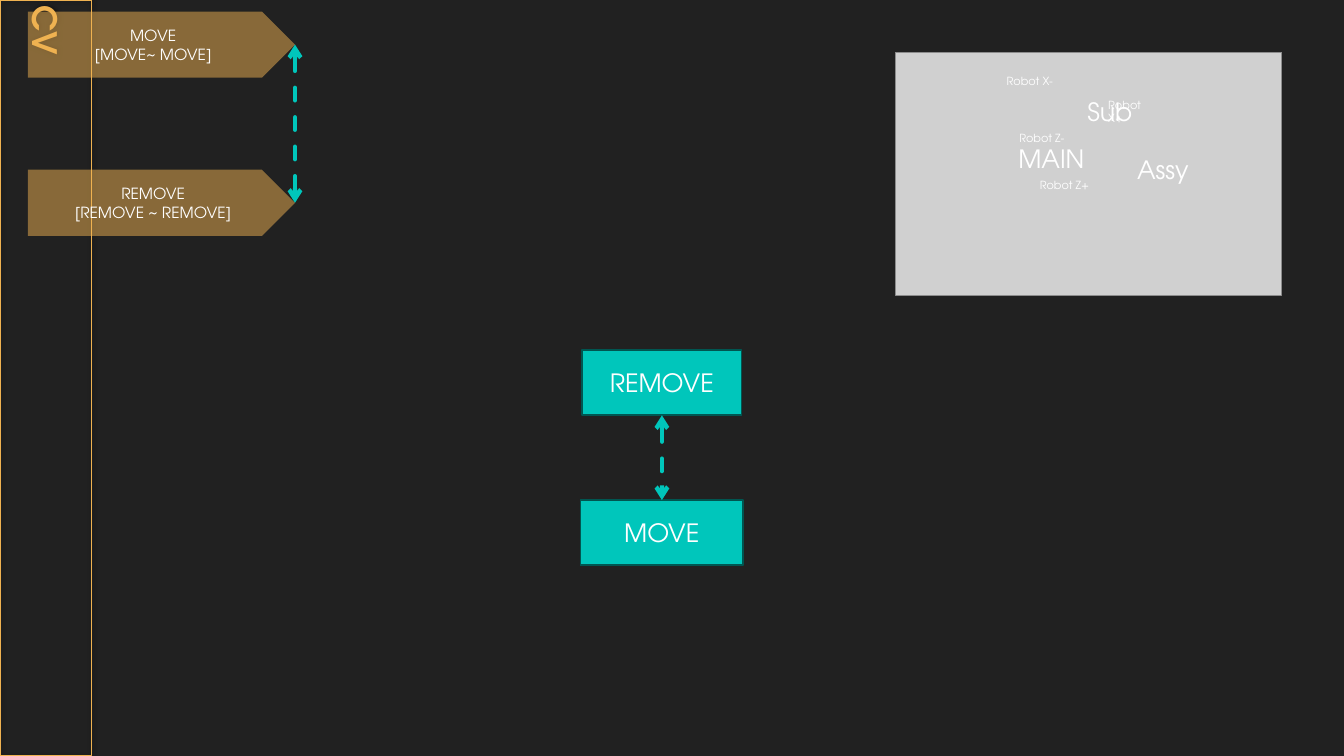
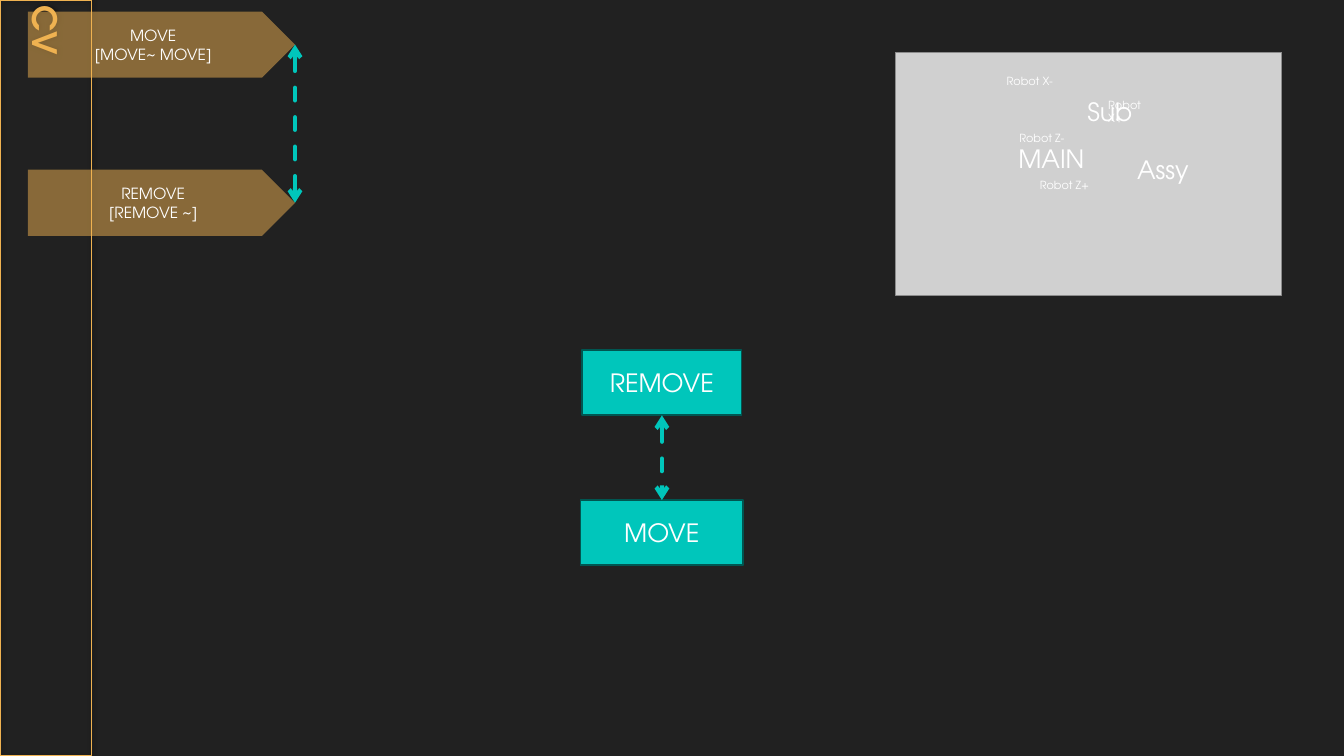
Before and after one commit to DualsoftDev/ds, a slide deck: slide 1 of DsDotNet/src/UnitTest/UnitTest.Model/ImportOfficeExample/Sample/Lib/Conveyor/CV.pptx. Drawn at 1344x756 pixels with LibreOffice and Linux fonts; fonts in the diff are those of the drawing; grey boxes stand for pictures. Boxes give left, top, right and bottom in pixels: in the first picture for what was removed or moved away, otherwise in the second. Text is boxed around its words. In the diff, an @@ line names an element or a change of style, - is before the commit and + after.

```diff
--- a/DsDotNet/src/UnitTest/UnitTest.Model/ImportOfficeExample/Sample/Lib/Conveyor/CV.pptx
+++ b/DsDotNet/src/UnitTest/UnitTest.Model/ImportOfficeExample/Sample/Lib/Conveyor/CV.pptx
@@ text in pentagon arrow at <box>109,206,178,222</box>: text changed @@
-[REMOVE ~ REMOVE]
+[REMOVE ~]
```
Also in this commit, not shown: 17 other files.
